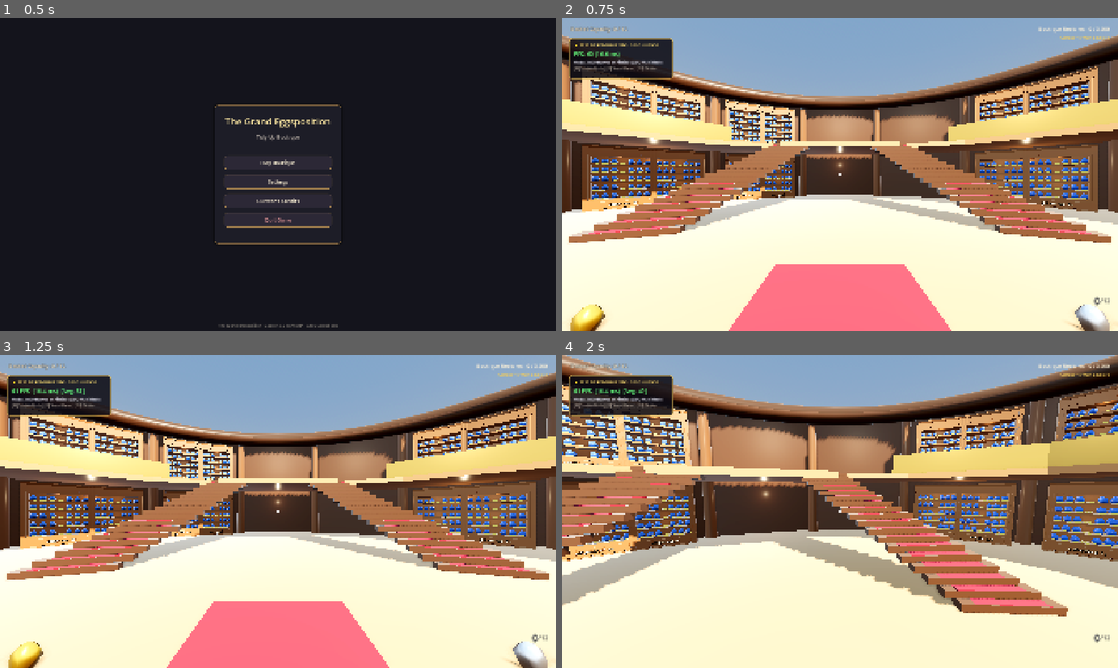
Above: before the commit, frames 1-4 (two rows, left to right).
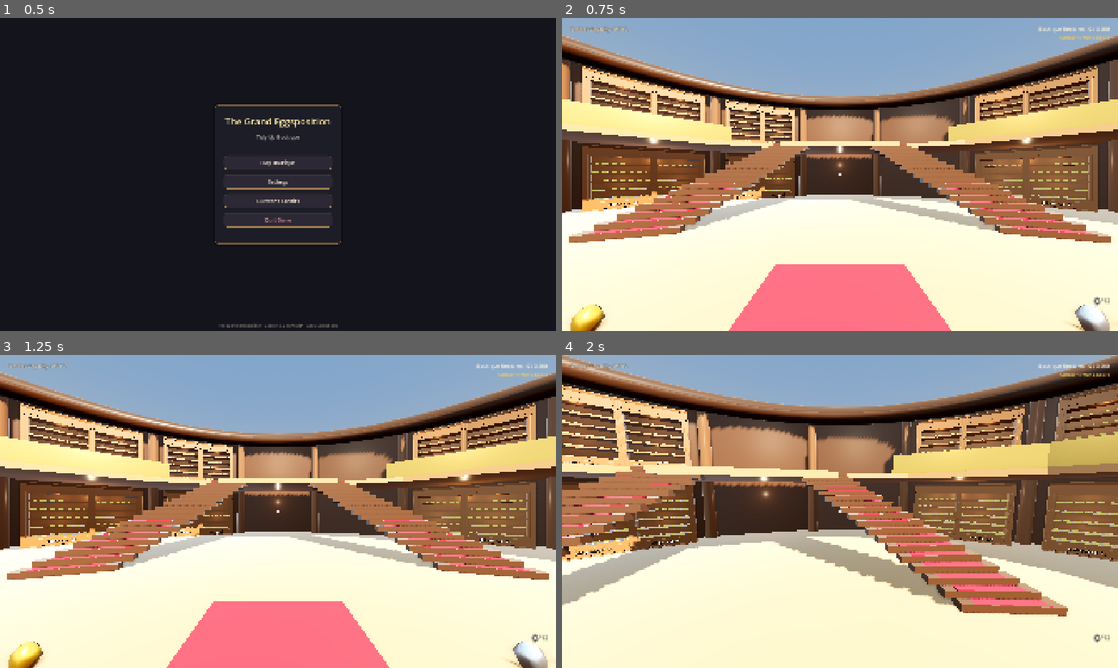
Above: after the commit, the same moments.

Repository: JS-Marinn/the-grand-eggsposition
Game: Godot game, scene res://scenes/ui/main_menu.tscn
Two runs of this game, one before a commit and one after it. Both use one fixed random seed, a clock stepped at 60 frames per second and the inputs below.
Inputs (mouse positions are in pixels of both pictures, inside the frame that each line leads up to):
- Up to frame 1 (0.5 s): no input
- Up to frame 2 (0.75 s): click "Play Boutique" at 0.5 s
- Up to frame 3 (1.25 s): no input
- Up to frame 4 (2 s): tap Enter at 1.25 s; move the mouse to (867, 511) at 1.27 s; press the mouse at (867, 511) at 1.28 s; hold W (move_forward) from 1.28 s (still down); tap Space at 1.52, 1.82 s

Frame 1 is identical in both runs. In frame 2, 4.6% of the frame differs, in the area x 1-95%, y 6-58%; in frame 3, 4.6%; in frame 4, 5.3%, in the area x 0-100%, y 6-62%.

Commit message:
Revert "feat(benchmark): add 3,600 eggs benchmark system to game scene for performance testing"
This reverts commit 88dcfe6f21e74a0dc661f017dd7b00406c8be34a.

Diff:
--- a/scenes/main/game.tscn
+++ b/scenes/main/game.tscn
@@ -8,7 +8,6 @@
 [ext_resource type="PackedScene" path="res://scenes/ui/journal_menu.tscn" id="6_journal_scene"]
 [ext_resource type="Script" path="res://scripts/systems/wayfinder_system.gd" id="7_wayfinder_script"]
 [ext_resource type="PackedScene" path="res://assets/models/showcase_shelf.glb" id="8_shelf_model"]
-[ext_resource type="Script" path="res://scripts/systems/benchmark_controller.gd" id="9_benchmark_script"]
 
 [sub_resource type="ProceduralSkyMaterial" id="ProceduralSkyMaterial_atrium"]
 sky_top_color = Color(0.42, 0.62, 0.86, 1)
@@ -1672,6 +1671,3 @@
 
 [node name="WayfinderSystem" type="Node3D" parent="."]
 script = ExtResource("7_wayfinder_script")
-
-[node name="BenchmarkController" type="Node" parent="."]
-script = ExtResource("9_benchmark_script")
--- a/scripts/systems/benchmark_controller.gd
+++ /dev/null
@@ -1,255 +0,0 @@
-class_name BenchmarkController
-extends Node
-
-## Controller for testing performance with 3,600 eggs in the scene.
-## Allows testing:
-## 1. 3,600 eggs rendered in the 60 showcases (GPU MultiMesh instancing)
-## 2. 3,600 eggs distributed across the atrium floor & mezzanine (MultiMesh)
-## 3. 3,600 physical egg actors on the floor (Physics & Node tree stress)
-## 4. Normal gameplay mode (60 initial floor eggs)
-
-enum BenchmarkMode {
-	SHOWCASES_3600 = 0,
-	FLOOR_MULTIMESH_3600 = 1,
-	FLOOR_PHYSICS_3600 = 2,
-	NORMAL_60 = 3
-}
-
-var current_mode: BenchmarkMode = BenchmarkMode.SHOWCASES_3600
-var benchmark_hud: Control = null
-var floor_multimesh_instance: MultiMeshInstance3D = null
-var floor_physics_container: Node3D = null
-
-var label_title: Label
-var label_fps: Label
-var label_mode: Label
-var label_stats: Label
-
-var _fps_update_timer: float = 0.0
-var _min_fps: float = 999.0
-var _max_fps: float = 0.0
-var _avg_fps: float = 60.0
-var _fps_samples: Array[float] = []
-
-func _ready() -> void:
-	# If running automated verification test suite, do not interfere with tests
-	if get_tree().root.find_child("IntegrityVerifier", true, false) != null:
-		return
-
-	_setup_hud()
-	# Apply 3,600 showcase eggs immediately on game start as requested
-	call_deferred("_apply_mode", BenchmarkMode.SHOWCASES_3600)
-
-func _setup_hud() -> void:
-	benchmark_hud = Control.new()
-	benchmark_hud.name = "BenchmarkHUD"
-	benchmark_hud.process_mode = Node.PROCESS_MODE_ALWAYS
-	benchmark_hud.anchors_preset = Control.PRESET_FULL_RECT
-	benchmark_hud.mouse_filter = Control.MOUSE_FILTER_IGNORE
-	add_child(benchmark_hud)
-
-	var panel = PanelContainer.new()
-	panel.name = "Panel"
-	panel.mouse_filter = Control.MOUSE_FILTER_IGNORE
-	panel.position = Vector2(24, 70)
-	panel.custom_minimum_size = Vector2(360, 140)
-
-	var style = StyleBoxFlat.new()
-	style.bg_color = Color(0.06, 0.05, 0.08, 0.88)
-	style.border_color = Color(0.85, 0.70, 0.32, 0.9)
-	style.set_border_width_all(2)
-	style.set_corner_radius_all(10)
-	style.content_margin_left = 16
-	style.content_margin_right = 16
-	style.content_margin_top = 12
-	style.content_margin_bottom = 12
-	panel.add_theme_stylebox_override("panel", style)
-	benchmark_hud.add_child(panel)
-
-	var vbox = VBoxContainer.new()
-	vbox.add_theme_constant_override("separation", 6)
-	panel.add_child(vbox)
-
-	label_title = Label.new()
-	label_title.text = "⚡ TEST DE RENDIMIENTO: 3.600 HUEVOS"
-	label_title.add_theme_color_override("font_color", Color(1.0, 0.88, 0.45))
-	label_title.add_theme_font_size_override("font_size", 15)
-	vbox.add_child(label_title)
-
-	label_fps = Label.new()
-	label_fps.text = "FPS: 60 (16.6 ms)"
-	label_fps.add_theme_color_override("font_color", Color(0.4, 1.0, 0.5))
-	label_fps.add_theme_font_size_override("font_size", 20)
-	vbox.add_child(label_fps)
-
-	label_mode = Label.new()
-	label_mode.text = "Modo: Vitrinas Llenas (3.600 Huevos)"
-	label_mode.add_theme_color_override("font_color", Color(0.9, 0.9, 0.95))
-	label_mode.add_theme_font_size_override("font_size", 13)
-	vbox.add_child(label_mode)
-
-	label_stats = Label.new()
-	label_stats.text = "[F8] Cambiar Modo | [F9] Vaciar/Llenar | [F10] Ocultar"
-	label_stats.add_theme_color_override("font_color", Color(0.7, 0.65, 0.6))
-	label_stats.add_theme_font_size_override("font_size", 11)
-	vbox.add_child(label_stats)
-
-func _process(delta: float) -> void:
-	if not benchmark_hud or not benchmark_hud.visible:
-		return
-
-	_fps_update_timer += delta
-	if _fps_update_timer >= 0.25:
-		_fps_update_timer = 0.0
-		var current_fps = Engine.get_frames_per_second()
-		var frame_time_ms = (1.0 / maxf(float(current_fps), 1.0)) * 1000.0
-
-		_fps_samples.append(float(current_fps))
-		if _fps_samples.size() > 60:
-			_fps_samples.pop_front()
-
-		var sum = 0.0
-		for s in _fps_samples:
-			sum += s
-		_avg_fps = sum / float(_fps_samples.size())
-		_min_fps = minf(_min_fps, float(current_fps))
-		_max_fps = maxf(_max_fps, float(current_fps))
-
-		var color_fps = Color(0.4, 1.0, 0.5)
-		if current_fps < 30:
-			color_fps = Color(1.0, 0.3, 0.3)
-		elif current_fps < 60:
-			color_fps = Color(1.0, 0.8, 0.2)
-
-		label_fps.text = "%d FPS  (%.1f ms)  [Avg: %d]" % [current_fps, frame_time_ms, int(_avg_fps)]
-		label_fps.add_theme_color_override("font_color", color_fps)
-
-func _input(event: InputEvent) -> void:
-	if event is InputEventKey and event.pressed and not event.echo:
-		if event.physical_keycode == KEY_F8:
-			var next_mode = (int(current_mode) + 1) % 4
-			_apply_mode(next_mode as BenchmarkMode)
-		elif event.physical_keycode == KEY_F9:
-			if current_mode == BenchmarkMode.SHOWCASES_3600:
-				_apply_mode(BenchmarkMode.NORMAL_60)
-			else:
-				_apply_mode(BenchmarkMode.SHOWCASES_3600)
-		elif event.physical_keycode == KEY_F10:
-			if benchmark_hud:
-				benchmark_hud.visible = not benchmark_hud.visible
-
-func _apply_mode(mode: BenchmarkMode) -> void:
-	current_mode = mode
-	_fps_samples.clear()
-	_min_fps = 999.0
-	_max_fps = 0.0
-
-	# 1. Clean up floor multimesh and floor physics if present
-	if floor_multimesh_instance and is_instance_valid(floor_multimesh_instance):
-		floor_multimesh_instance.queue_free()
-		floor_multimesh_instance = null
-
-	if floor_physics_container and is_instance_valid(floor_physics_container):
-		floor_physics_container.queue_free()
-		floor_physics_container = null
-
-	var showcases = get_parent().find_children("", "ShowcaseUnit", true, false)
-
-	match mode:
-		BenchmarkMode.SHOWCASES_3600:
-			if label_mode:
-				label_mode.text = "Modo: 3.600 Huevos en Vitrinas (GPU MultiMesh)"
-			# Fill all 60 showcases with 12 eggs per tier (60 eggs * 60 = 3600)
-			for s_id in range(1, 61):
-				if not GameManager.showcase_state.has(s_id):
-					GameManager.showcase_state[s_id] = {}
-				for d in range(1, 6):
-					GameManager.showcase_state[s_id][d] = 12
-			for sc in showcases:
-				sc._refresh_visuals()
-
-		BenchmarkMode.FLOOR_MULTIMESH_3600:
-			if label_mode:
-				label_mode.text = "Modo: 3.600 Huevos en Suelo (MultiMesh Atrio)"
-			# Empty showcases to baseline
-			for s_id in range(1, 61):
-				if GameManager.showcase_state.has(s_id):
-					for d in range(1, 6):
-						GameManager.showcase_state[s_id][d] = 0
-			for sc in showcases:
-				sc._refresh_visuals()
-
-			# Create floor MultiMesh with 3600 eggs
-			_create_floor_multimesh(3600)
-
-		BenchmarkMode.FLOOR_PHYSICS_3600:
-			if label_mode:
-				label_mode.text = "Modo: 3.600 Huevos Físicos (Stress de Nodos)"
-			# Empty showcases
-			for s_id in range(1, 61):
-				if GameManager.showcase_state.has(s_id):
-					for d in range(1, 6):
-						GameManager.showcase_state[s_id][d] = 0
-			for sc in showcases:
-				sc._refresh_visuals()
-
-			# Spawn physics eggs
-			_spawn_floor_physics_eggs(3600)
-
-		BenchmarkMode.NORMAL_60:
-			if label_mode:
-				label_mode.text = "Modo: Normal (60 Huevos en Suelo, Vitrinas Vacías)"
-			for s_id in range(1, 61):
-				if GameManager.showcase_state.has(s_id):
-					for d in range(1, 6):
-						GameManager.showcase_state[s_id][d] = 0
-			for sc in showcases:
-				sc._refresh_visuals()
-
-func _create_floor_multimesh(count: int) -> void:
-	floor_multimesh_instance = MultiMeshInstance3D.new()
-	floor_multimesh_instance.name = "BenchmarkFloorMultiMesh"
-	var mm = MultiMesh.new()
-	mm.transform_format = MultiMesh.TRANSFORM_3D
-	mm.use_colors = true
-	mm.instance_count = count
-	mm.mesh = load("res://assets/models/baseegg_mesh.tres")
-
-	# Distribute 2,400 eggs on ground floor and 1,200 on mezzanine
-	for i in range(count):
-		var angle = float(i) * 0.174533
-		var r: float
-		var y: float
-		if i < 2400:
-			r = 2.4 + fmod(float(i) * 0.0042, 11.2)
-			y = 0.25
-		else:
-			r = 12.6 + fmod(float(i) * 0.0028, 2.0)
-			y = 3.75
-
-		var pos = Vector3(cos(angle) * r, y, sin(angle) * r)
-		mm.set_instance_transform(i, Transform3D(Basis(), pos))
-		var hue = fmod(float(i) * 0.017, 1.0)
-		mm.set_instance_color(i, Color.from_hsv(hue, 0.75, 0.95))
-
-	floor_multimesh_instance.multimesh = mm
-	get_parent().add_child(floor_multimesh_instance)
-
-func _spawn_floor_physics_eggs(count: int) -> void:
-	floor_physics_container = Node3D.new()
-	floor_physics_container.name = "BenchmarkFloorPhysics"
-	get_parent().add_child(floor_physics_container)
-
-	var egg_scn: PackedScene = load("res://scenes/props/egg_actor.tscn")
-	if not egg_scn:
-		return
-
-	var to_spawn = mini(count, 1200)
-	for i in range(to_spawn):
-		var egg: RigidBody3D = egg_scn.instantiate() as RigidBody3D
-		egg.egg_id = (i % 15) + 1
-		egg.freeze = true
-		var angle = float(i) * 0.2
-		var r = 3.0 + fmod(float(i) * 0.008, 10.0)
-		egg.position = Vector3(cos(angle) * r, 0.25, sin(angle) * r)
-		floor_physics_container.add_child(egg)
